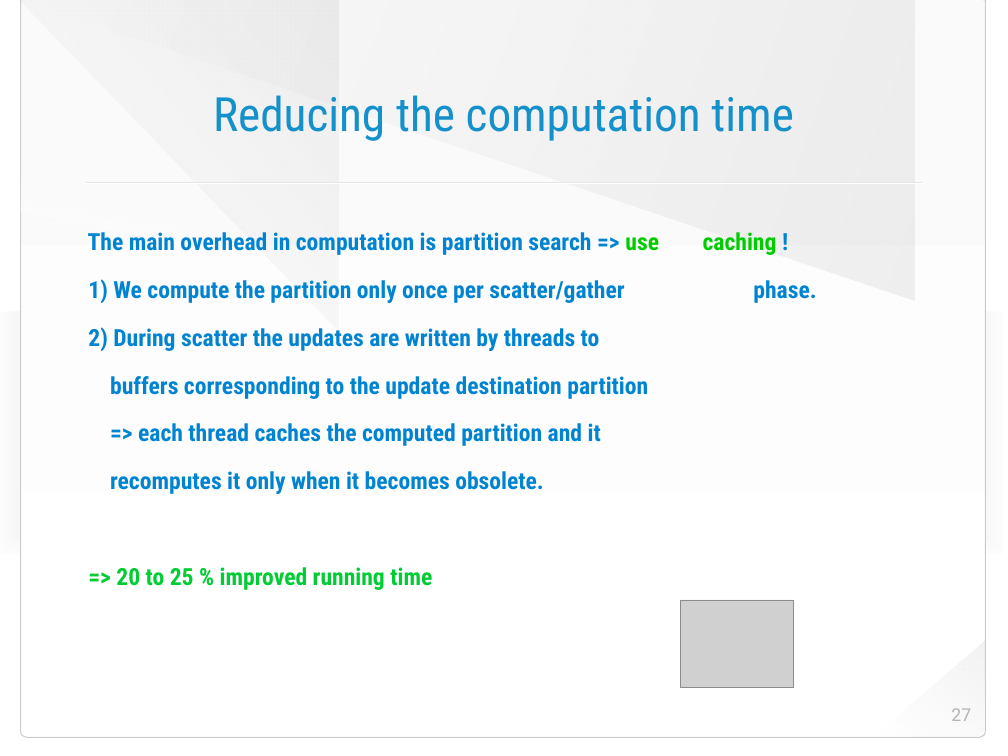
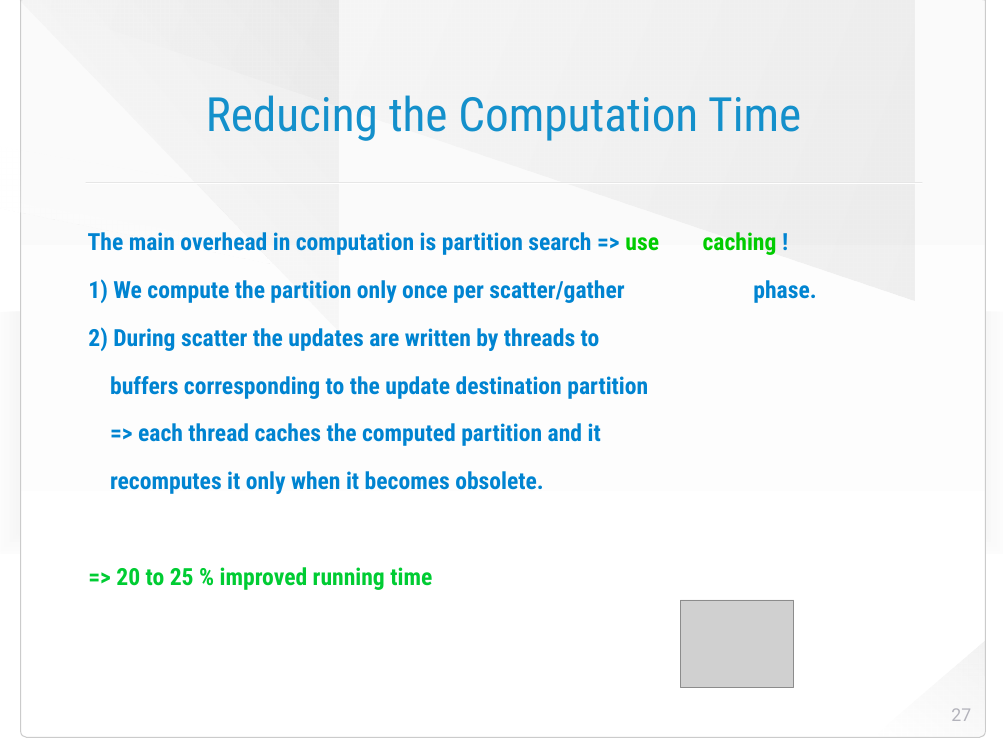
Before and after one commit to HaprianVlad/chaos, a slide deck: slide 27 of presentation.odp. Drawn at 1008x756 pixels with LibreOffice and Linux fonts; fonts in the diff are those of the drawing; grey boxes stand for pictures; background and template pictures are left out. Boxes give left, top, right and bottom in pixels: in the first picture for what was removed or moved away, otherwise in the second. Text is boxed around its words. In the diff, an @@ line names an element or a change of style, - is before the commit and + after.

```diff
--- a/presentation.odp
+++ b/presentation.odp
@@ title at [206,95,801,141]: text changed @@
-Reducing the computation time
+Reducing the Computation Time
```
Also in this commit, not shown: 6 other slides changed, 4 slides added, 5 other files.
